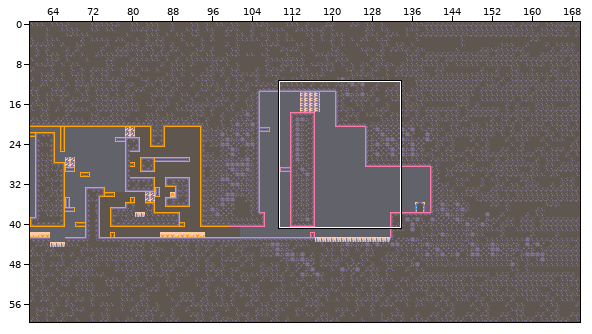
Two versions of a level (Tiled map, res/maps/simple_map.tmx). Above: a wide view before the commit, with the close-up outlined.
Close-up. Before the commit:
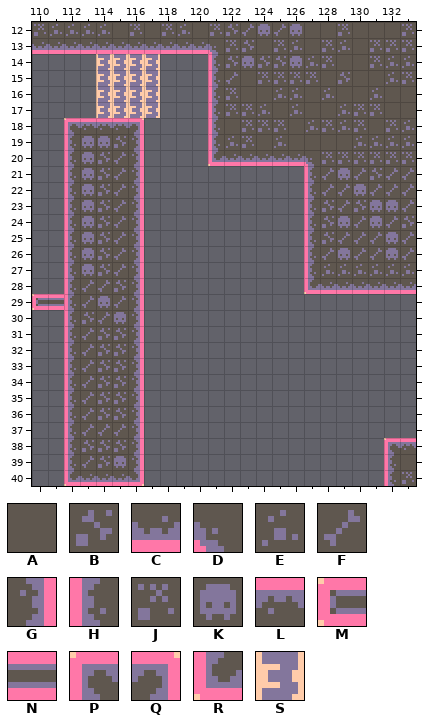
Cells are 8x8 px. Shown: x 110..133, y 12..40. The commit also changed other parts of the map, which this record leaves out.
Key: from "tilemap_packed": A 2, B 9, C 11, D 12, E 17, F 24, G 25, H 27, J 32, K 39, L 41, M 55, N 56, P 70, Q 71, R 85, S 123.
_ is an empty cell.
Layers that did not change in this view are not listed.
Layer "Collisions" before, first column x 110:
12 JEEEEAJAJEAJBFKF
13 CCCCCCCCCCCDJBAJ
14 ___________HBKBB
15 ___________HFAJJ
16 ___________HJAAE
17 ___________HJJEA
18 __PLLLQ____HAJJJ
19 __HKKBG____HEJAE
20 __HKBFG____RCCCC
21 __HKBFG_________
22 __HKBFG_________
23 __HKBFG_________
24 __HKBFG_________
25 __HKBFG_________
Layer "Notation" before, first column x 110:
12 _________________
13 _________________
14 ____SSSS_________
15 ____SSSS_________
16 ____SSSS_________
17 ____SSSS_________
18 _________________
19 _________________
20 _________________
21 _________________
22 _________________
23 _________________
After:
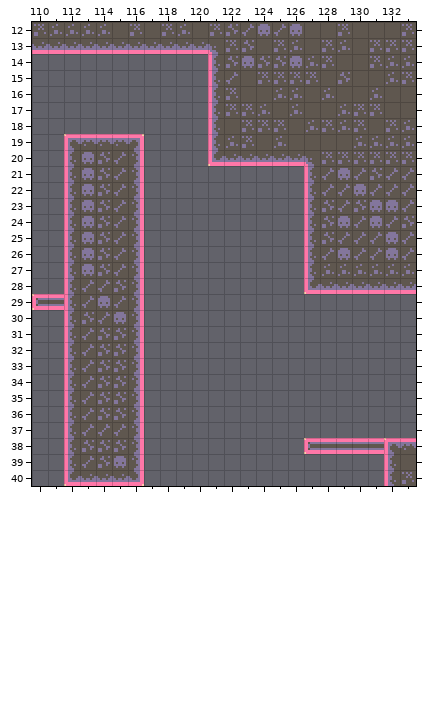
From old to new:
Changed rows in their new state; . is an unchanged cell.
Layer "Decoration":
first column x 127:
38 MNNNN
Layer "Collisions":
first column x 112:
18 _____
19 PLLLQ
Layer "Notation" (now hidden):
first column x 114:
14 ____
15 ____
16 ____
17 ____
Boxes around the changes in both close-ups, in picture pixels (x1, y1, x2, y2):
changed: (64, 54, 160, 148)
added: (304, 438, 384, 454)
